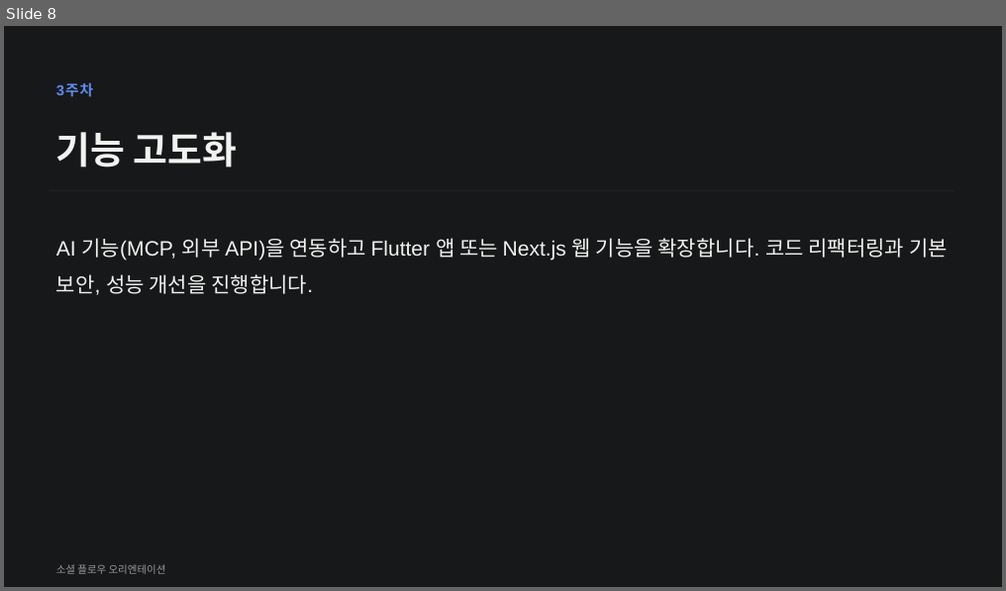
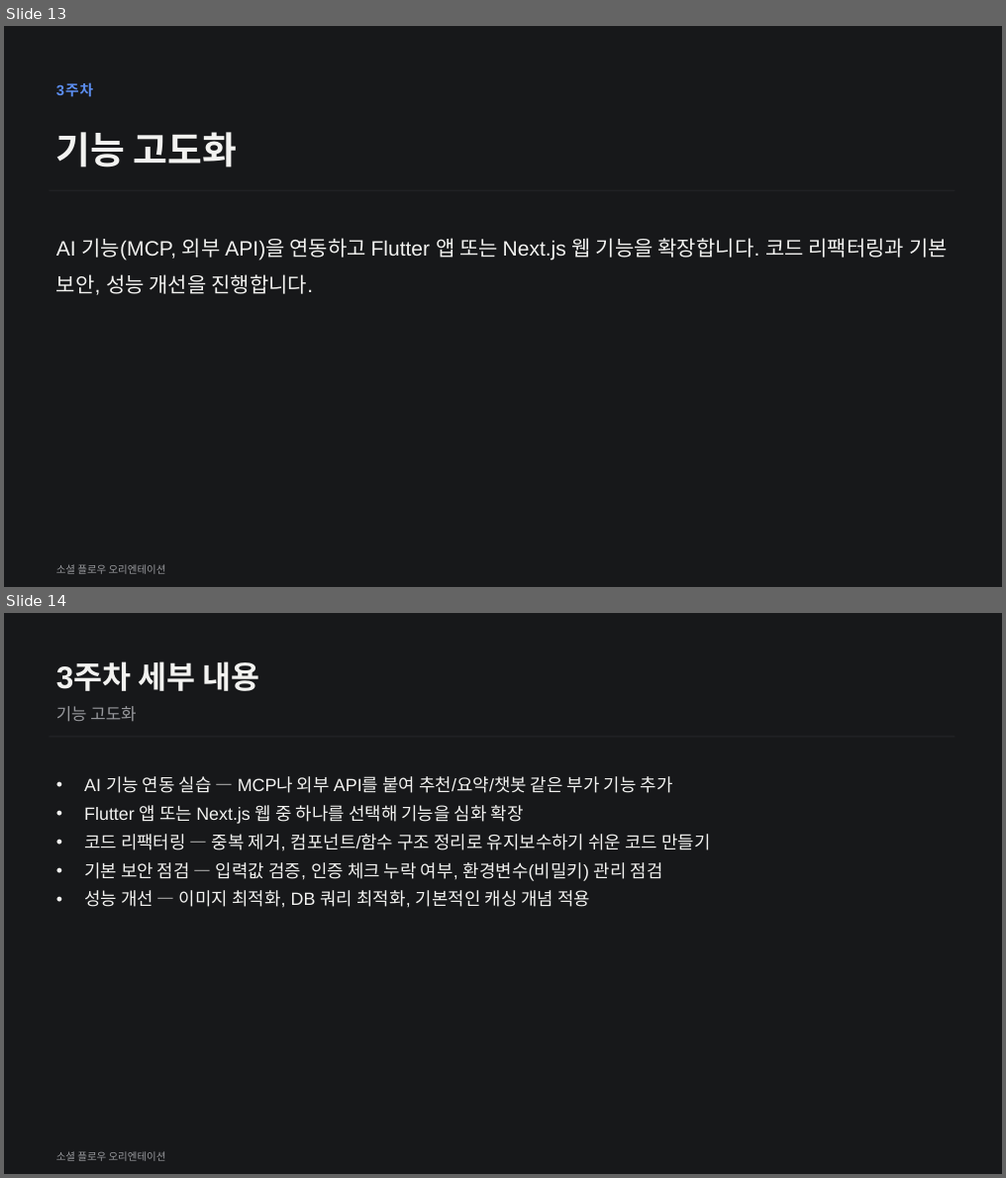
Before and after one commit to white100s/social_flow, a slide deck: docs/social-flow-orientation.pptx. Shown one above the other, each under a label of ours: slide 8 before the commit, slides 13 and 14 after it. The pictures are 1006x591 and 1006x1178 pixels, drawn with LibreOffice and Linux fonts; fonts in the diff are those of the drawing. Boxes give left, top, right and bottom in pixels: in the first picture for what was removed or moved away, otherwise in the second. Text is boxed around its words. In the diff, an @@ line names an element or a change of style, - is before the commit and + after.

```diff
--- a/docs/social-flow-orientation.pptx
+++ b/docs/social-flow-orientation.pptx
@@ slide 14 added at (4,613,1002,1174), background #17181A @@
@@ text added at (56,662,259,691), 30 pt, text #F2F2F0, bold @@
+3주차 세부 내용
@@ text added at (56,706,136,721), 16 pt, text #98999D @@
+기능 고도화
@@ line added from (49, 737) to (954, 737), #202124 1.5 pt @@
@@ text added at (84,776,710,908), 17 pt, text #F2F2F0 @@
+• AI 기능 연동 실습 — MCP나 외부 API를 붙여 추천/요약/챗봇 같은 부가 기능 추가
+• Flutter 앱 또는 Next.js 웹 중 하나를 선택해 기능을 심화 확장
+• 코드 리팩터링 — 중복 제거, 컴포넌트/함수 구조 정리로 유지보수하기 쉬운 코드 만들기
+• 기본 보안 점검 — 입력값 검증, 인증 체크 누락 여부, 환경변수(비밀키) 관리 점검
+• 성능 개선 — 이미지 최적화, DB 쿼리 최적화, 기본적인 캐싱 개념 적용
@@ text added at (56,1152,166,1161), 10 pt, text #98999D @@
+소셜 플로우 오리엔테이션
@@ what was slide 8 is now slide 13 @@
```
Also in this commit, not shown: 2 slides changed, 19 other slides added, 2 other files.
